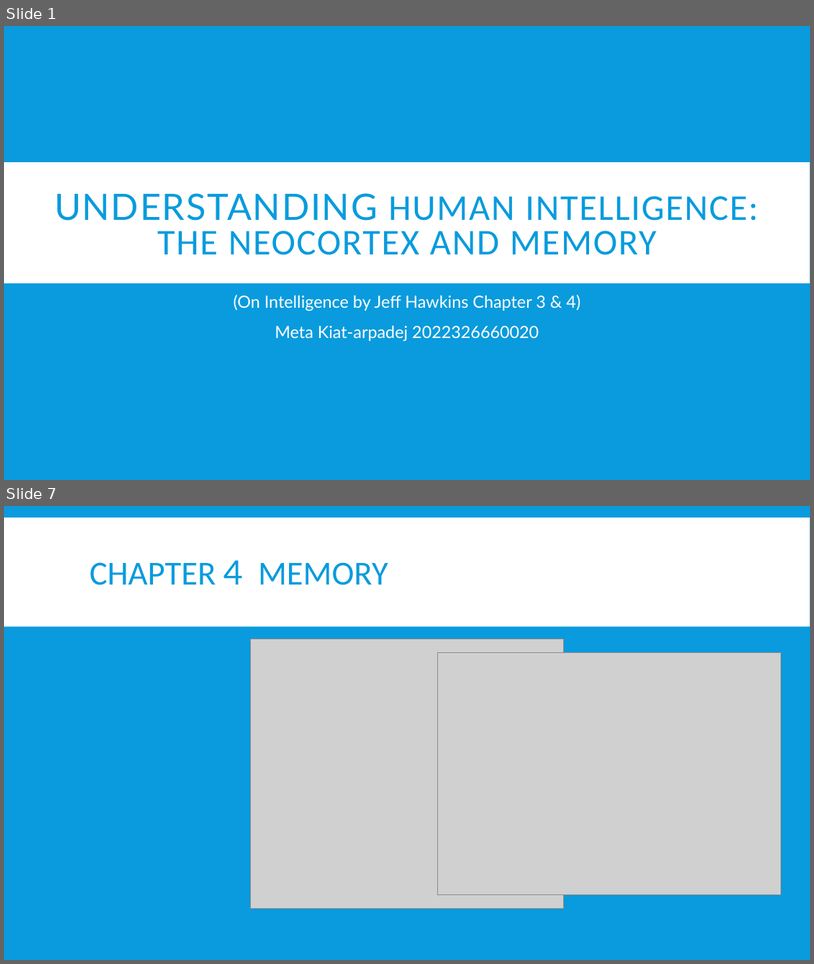
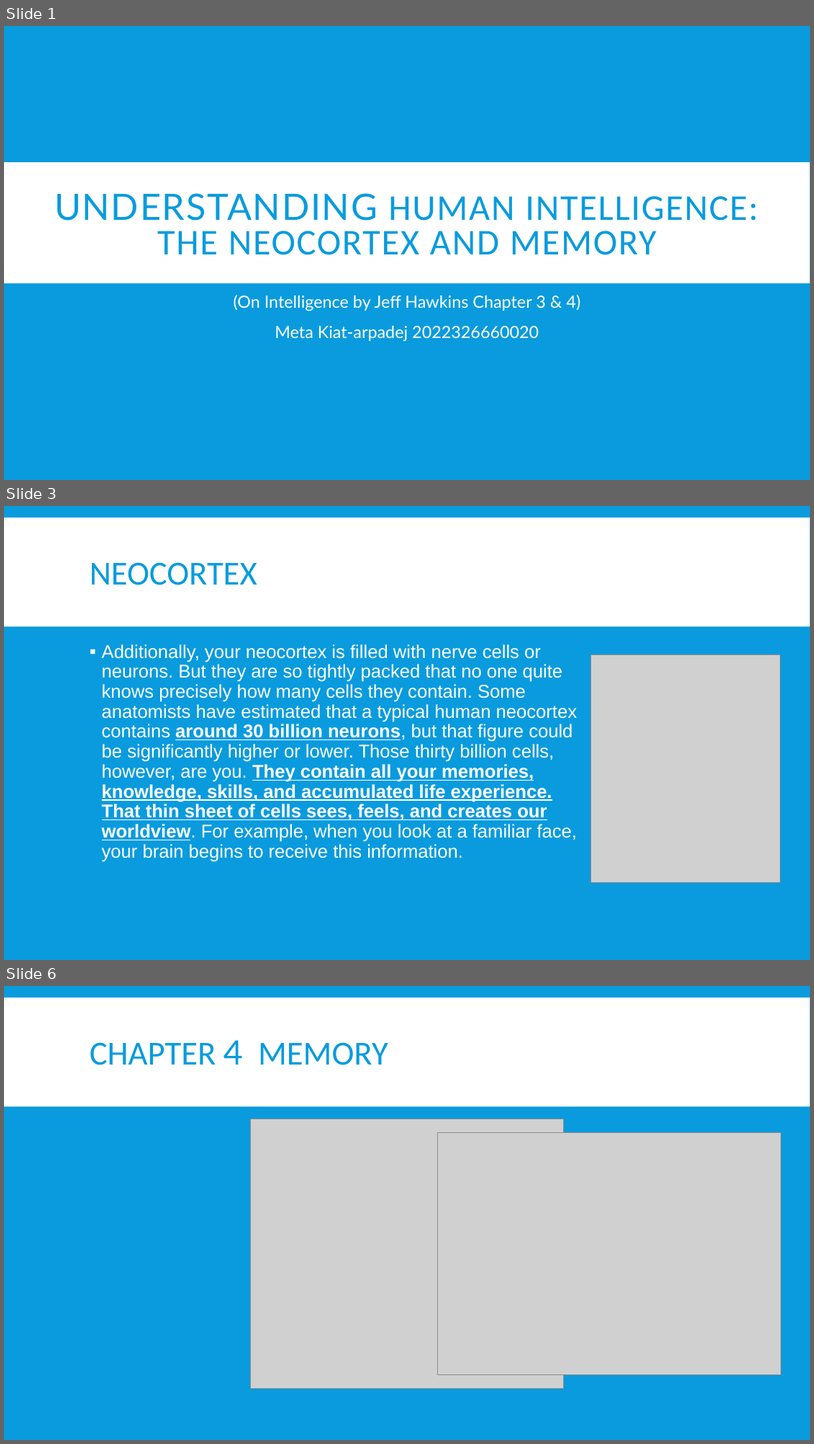
Before and after one commit to MetaKt/WHU, a slide deck: AI/Understanding Human Intelligence.pptx. Shown one above the other, each under a label of ours: slides 1 and 7 before the commit, slides 1, 3 and 6 after it; the slides between them are not shown. The pictures are 814x964 and 814x1444 pixels, drawn with LibreOffice and Linux fonts; fonts in the diff are those of the drawing; grey boxes stand for pictures; background and template pictures are left out. Boxes give left, top, right and bottom in pixels: in the first picture for what was removed or moved away, otherwise in the second. Text is boxed around its words. In the diff, an @@ line names an element or a change of style, - is before the commit and + after.

```diff
--- a/AI/Understanding Human Intelligence.pptx
+++ b/AI/Understanding Human Intelligence.pptx
@@ slide 3 added at bbox=[4, 506, 810, 960], background #099BDD; not listed: 1 template element that a slide beside it also shows @@
@@ title added at bbox=[90, 562, 257, 585], 40 pt, text #099BDD @@
+NEOCORTEX
@@ text added at bbox=[102, 644, 578, 862], 22 pt, text #FFFFFF @@
+▪ Additionally, your neocortex is filled with nerve cells or neurons. But they are so tightly packed that no one quite knows precisely how many cells they contain. Some anatomists have estimated that a typical human neocortex contains around 30 billion neurons, but that figure could be significantly higher or lower. Those thirty billion cells, however, are you. They contain all your memories, knowledge, skills, and accumulated life experience. That thin sheet of cells sees, feels, and creates our worldview. For example, when you look at a familiar face, your brain begins to receive this information.
@@ picture added at bbox=[592, 655, 780, 883] @@
@@ what was slide 7 is now slide 6 @@
```
Also in this commit, not shown: 5 slides changed, 2 slides removed.
